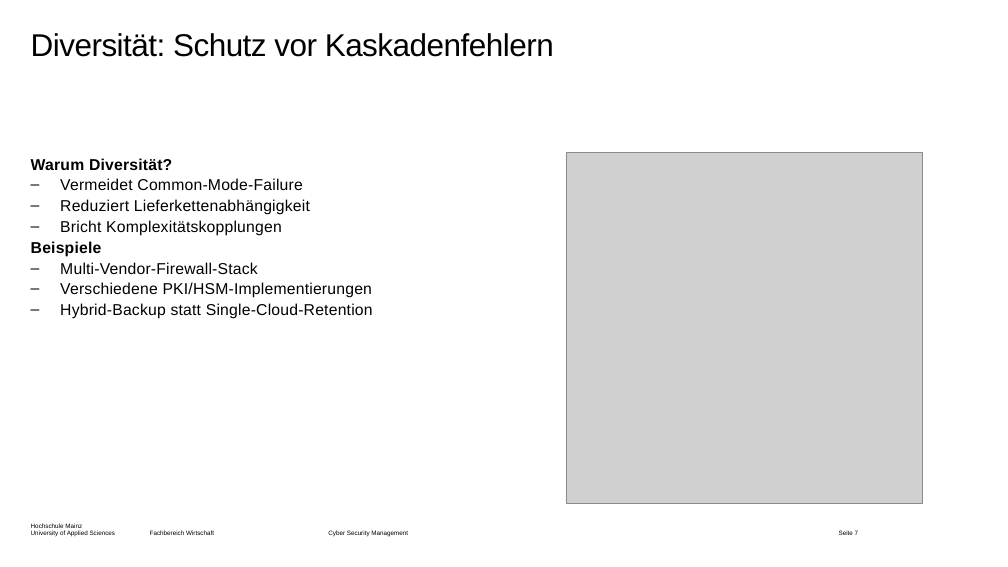
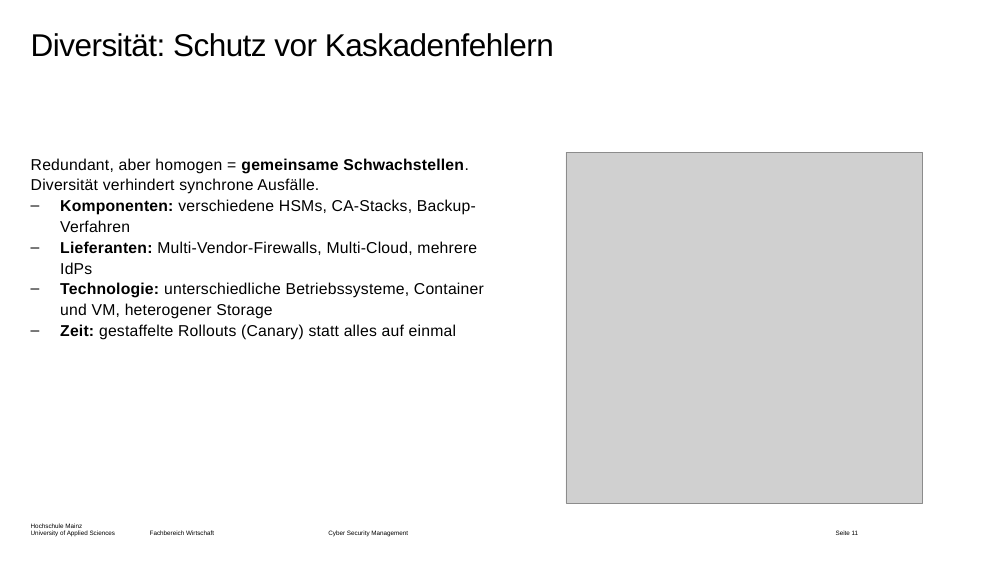
Before and after one commit to dlo-delphi/csm-cyber_resilienz-quarto, a slide deck: slide 11 of Präsentationen/Termin-03/_powerpoint/main.pptx (slide 7 before the commit). Drawn at 1008x567 pixels with LibreOffice and Linux fonts; fonts in the diff are those of the drawing; grey boxes stand for pictures; background and template pictures are left out. Boxes give left, top, right and bottom in pixels: in the first picture for what was removed or moved away, otherwise in the second. Text is boxed around its words. In the diff, an @@ line names an element or a change of style, - is before the commit and + after.

```diff
--- a/Präsentationen/Termin-03/_powerpoint/main.pptx
+++ b/Präsentationen/Termin-03/_powerpoint/main.pptx
@@ text at box(31, 158, 484, 340): text changed @@
-Warum Diversität?
-– Vermeidet Common-Mode-Failure
-– Reduziert Lieferkettenabhängigkeit
-– Bricht Komplexitätskopplungen
-Beispiele
-– Multi-Vendor-Firewall-Stack
-– Verschiedene PKI/HSM-Implementierungen
-– Hybrid-Backup statt Single-Cloud-Retention
+Redundant, aber homogen = gemeinsame Schwachstellen. Diversität verhindert synchrone Ausfälle.
+– Komponenten: verschiedene HSMs, CA-Stacks, Backup-Verfahren
+– Lieferanten: Multi-Vendor-Firewalls, Multi-Cloud, mehrere IdPs
+– Technologie: unterschiedliche Betriebssysteme, Container und VM, heterogener Storage
+– Zeit: gestaffelte Rollouts (Canary) statt alles auf einmal
@@ page number at box(836, 530, 859, 535): text changed @@
-Seite 7
+Seite 11
```
Also in this commit, not shown: 13 other slides changed, 12 slides added, 1 slide removed, 30 other files.
